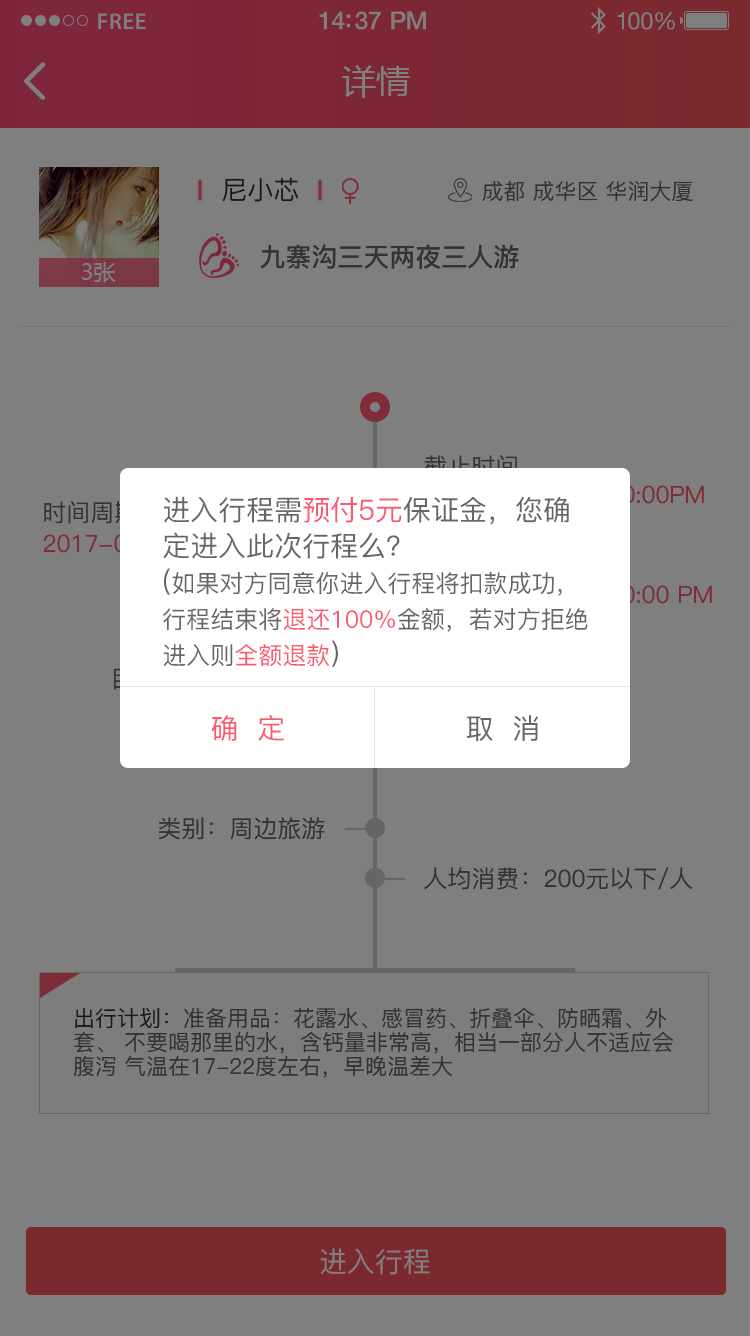
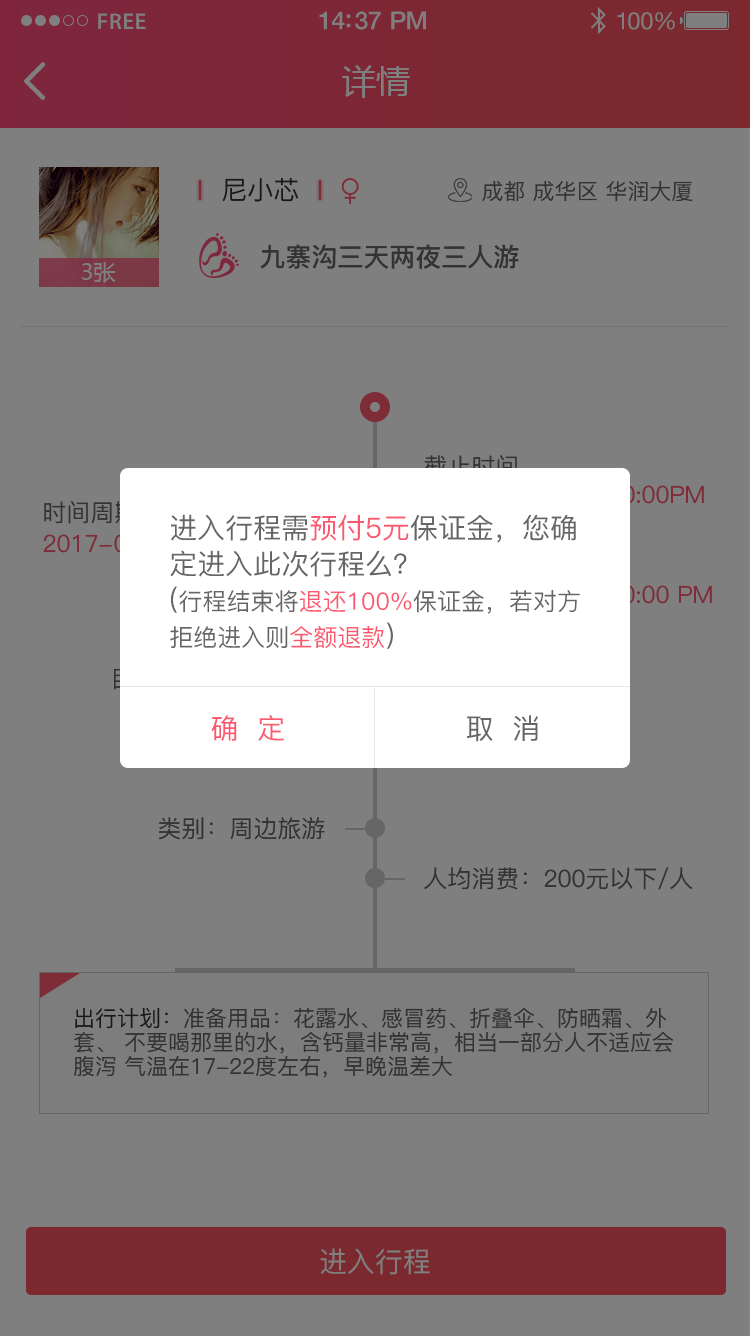
Before/after of a w=750, h=1336 layered artwork. What changed in the layer stack:
renamed "进入行程需预付5元保证金，您确 定进入此次行程么？ (如果对方同意你进入行程将扣款成功， 行程结束将退还100%金额，若对方拒" to "进入行程需预付5元保证金，您确 定进入此次行程么？ (行程结束将退还100%保证金，若对方 拒绝进入则全额退款)", painted on it over [163, 496, 588, 667]
